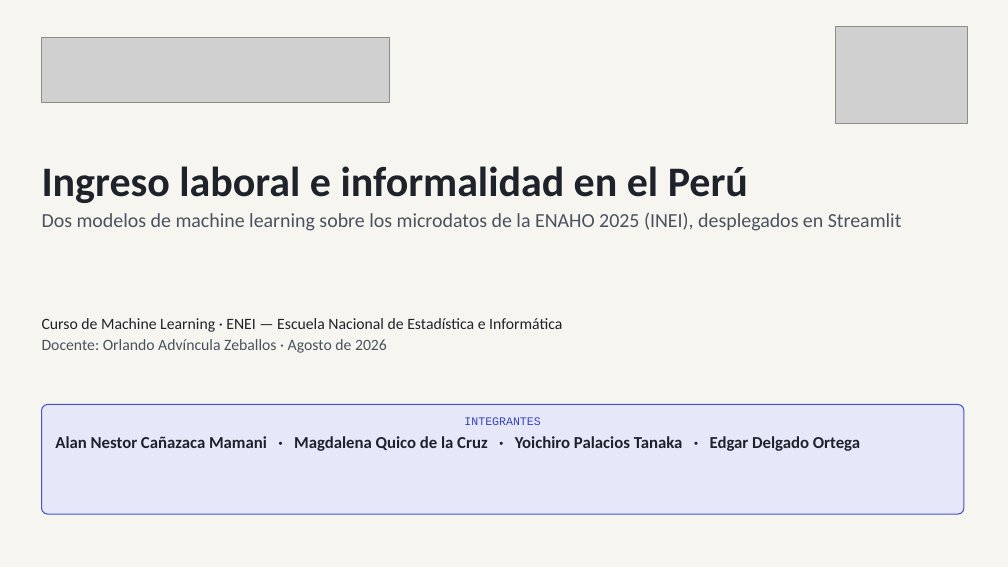
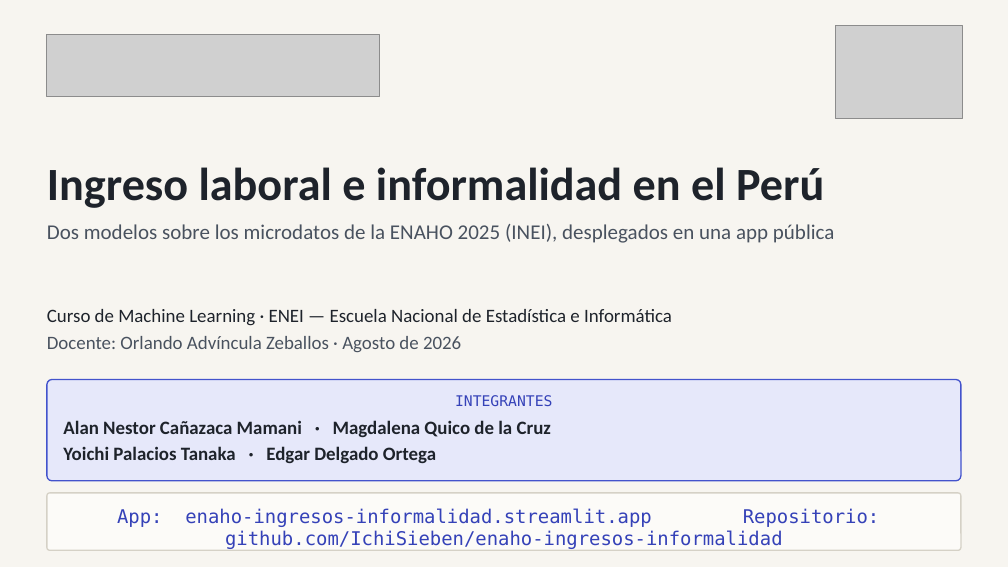
Before and after one commit to IchiSieben/enaho-ingresos-informalidad, a slide deck: slide 1 of docs/presentacion/ENAHO_exposicion.pptx. Drawn at 1008x567 pixels with LibreOffice and Linux fonts; fonts in the diff are those of the drawing; grey boxes stand for pictures. Boxes give left, top, right and bottom in pixels: in the first picture for what was removed or moved away, otherwise in the second. Text is boxed around its words. In the diff, an @@ line names an element or a change of style, - is before the commit and + after.

```diff
--- a/docs/presentacion/ENAHO_exposicion.pptx
+++ b/docs/presentacion/ENAHO_exposicion.pptx
@@ picture resized from (x1=836, y1=26, x2=968, y2=123) to (x1=836, y1=26, x2=963, y2=119) @@
@@ picture resized from (x1=42, y1=38, x2=389, y2=103) to (x1=47, y1=35, x2=380, y2=97) @@
@@ text at (x1=47, y1=167, x2=824, y2=208): size 40 to 44 pt in "Ingreso laboral e informalidad en el Perú"; line spacing 1 to 0.94; more space between paragraphs @@
@@ text at (x1=47, y1=224, x2=835, y2=243): text changed; size 19 to 20 pt @@
-Dos modelos de machine learning sobre los microdatos de la ENAHO 2025 (INEI), desplegados en Streamlit
+Dos modelos sobre los microdatos de la ENAHO 2025 (INEI), desplegados en una app pública
@@ text "Curso de Machine Learning · ..." moved from (x1=42, y1=318, x2=562, y2=353) to (x1=47, y1=309, x2=672, y2=352) @@
@@ text "Curso de Machine Learning · ..." at (x1=47, y1=309, x2=672, y2=352): size 15 to 18 pt; more space between paragraphs; less space between paragraphs @@
@@ rounded rectangle "INTEGRANTES" resized from (x1=42, y1=405, x2=964, y2=514) to (x1=47, y1=380, x2=961, y2=481) @@
@@ rounded rectangle "INTEGRANTES" at (x1=47, y1=380, x2=961, y2=481): outline #4353CC 1 pt to #4353CC 1.25 pt; proportions changed @@
@@ text in rounded rectangle at (x1=455, y1=395, x2=552, y2=406): size 11 to 14 pt, font Courier New to DejaVu Sans Mono in "INTEGRANTES"; more space between paragraphs @@
@@ text in rounded rectangle at (x1=63, y1=420, x2=551, y2=463): text changed; size 16 to 18 pt @@
-Alan Nestor Cañazaca Mamani · Magdalena Quico de la Cruz · Yoichiro Palacios Tanaka · Edgar Delgado Ortega
+Alan Nestor Cañazaca Mamani · Magdalena Quico de la Cruz
+Yoichi Palacios Tanaka · Edgar Delgado Ortega
@@ rounded rectangle added at (x1=47, y1=493, x2=961, y2=551), fill #FCFBF8, outline #D5D1C6 1.25 pt, 18 pt, text #3542B8 @@
+App: enaho-ingresos-informalidad.streamlit.app Repositorio: github.com/IchiSieben/enaho-ingresos-informalidad
```
Also in this commit, not shown: 17 slides added, 15 slides removed, 25 other files.
